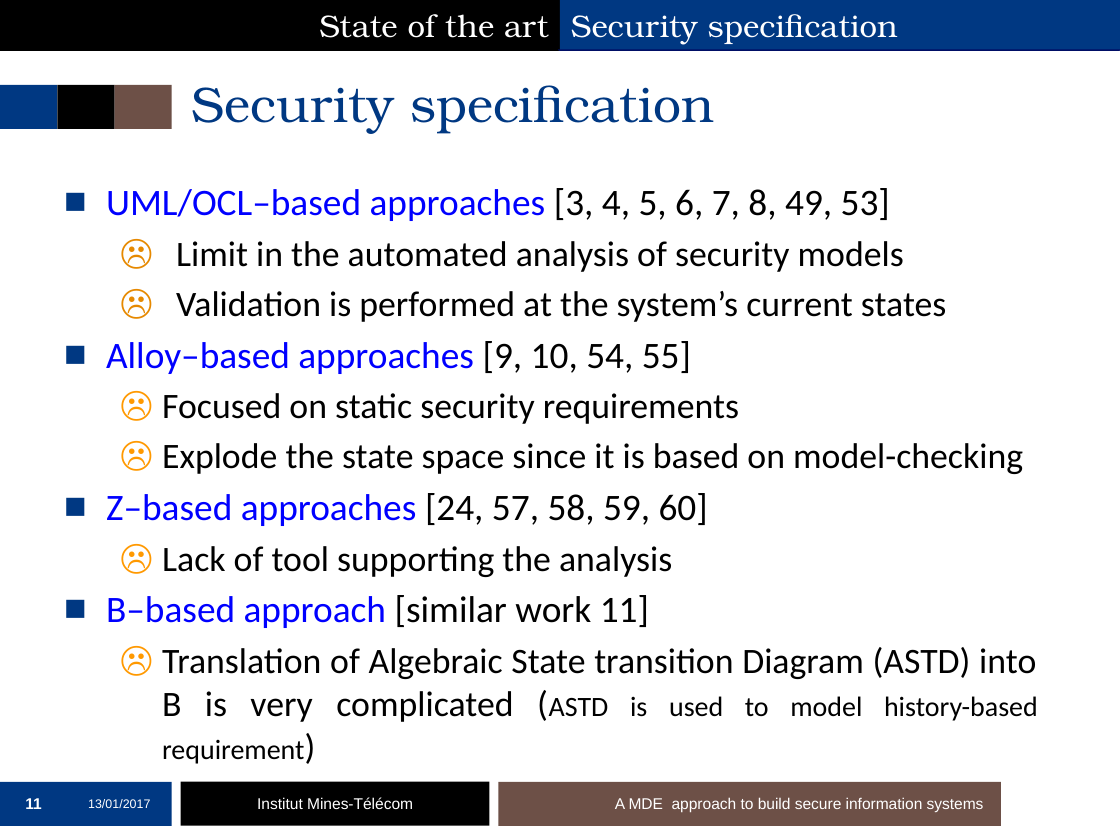
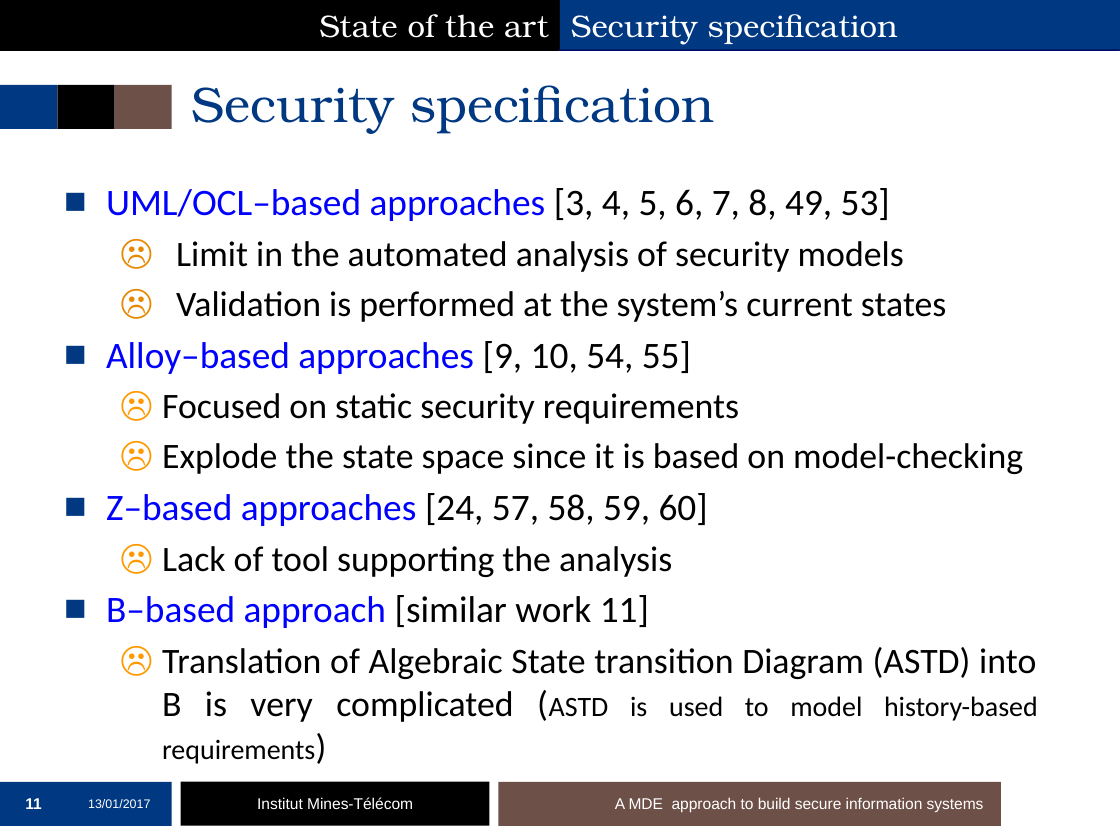
Before and after one commit to mai-ng/phdDefense, a slide deck: slide 11 of slides/presentation-defense.pptx. Drawn at 1120x840 pixels with LibreOffice and Linux fonts; fonts in the diff are those of the drawing; background and template pictures are left out. Boxes give left, top, right and bottom in pixels: in the first picture for what was removed or moved away, otherwise in the second. Text is boxed around its words. In the diff, an @@ line names an element or a change of style, - is before the commit and + after.

```diff
--- a/slides/presentation-defense.pptx
+++ b/slides/presentation-defense.pptx
@@ text at [162,647,1038,764]: text changed @@
-  ☹ Translation of Algebraic State transition Diagram (ASTD) into B is very complicated (ASTD is used to model history-based requirement)
+  ☹ Translation of Algebraic State transition Diagram (ASTD) into B is very complicated (ASTD is used to model history-based requirements)
```
Also in this commit, not shown: 48 other slides changed, 3 slides removed.
